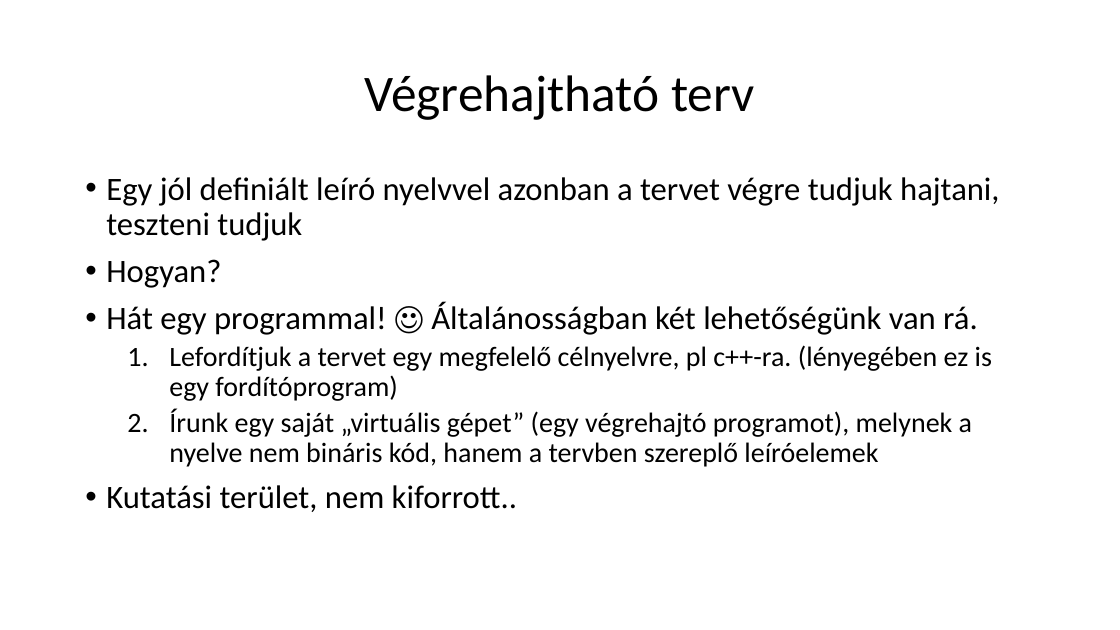
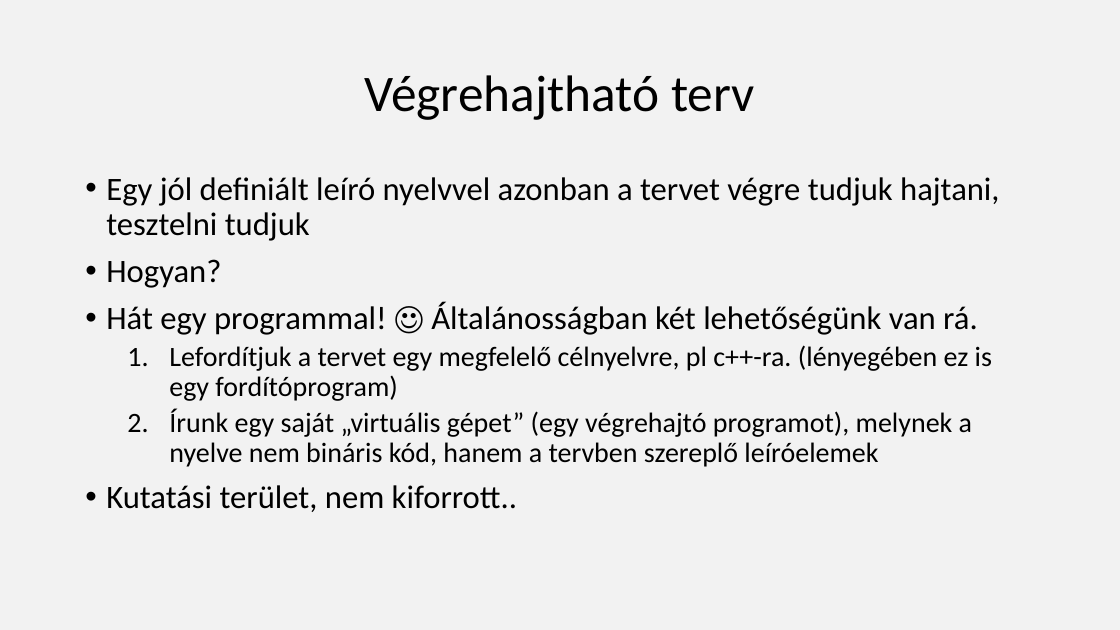
Before and after one commit to nagyandras95/Egyetem, a slide deck: slide 15 of efop/03/Absztakciós szintek a programozásban.pptx (slide 14 before the commit). Drawn at 1120x630 pixels with LibreOffice and Linux fonts; fonts in the diff are those of the drawing. Boxes give left, top, right and bottom in pixels: in the first picture for what was removed or moved away, otherwise in the second. Text is boxed around its words. In the diff, an @@ line names an element or a change of style, - is before the commit and + after.

```diff
--- a/efop/03/Absztakciós szintek a programozásban.pptx
+++ b/efop/03/Absztakciós szintek a programozásban.pptx
@@ background #FFFFFF to #E7E6E6 at 50% opacity @@
@@ text at (106,177,999,241): text changed @@
-• Egy jól definiált leíró nyelvvel azonban a tervet végre tudjuk hajtani, teszteni tudjuk
+• Egy jól definiált leíró nyelvvel azonban a tervet végre tudjuk hajtani, tesztelni tudjuk
```
Also in this commit, not shown: 14 other slides changed, 2 slides added.
